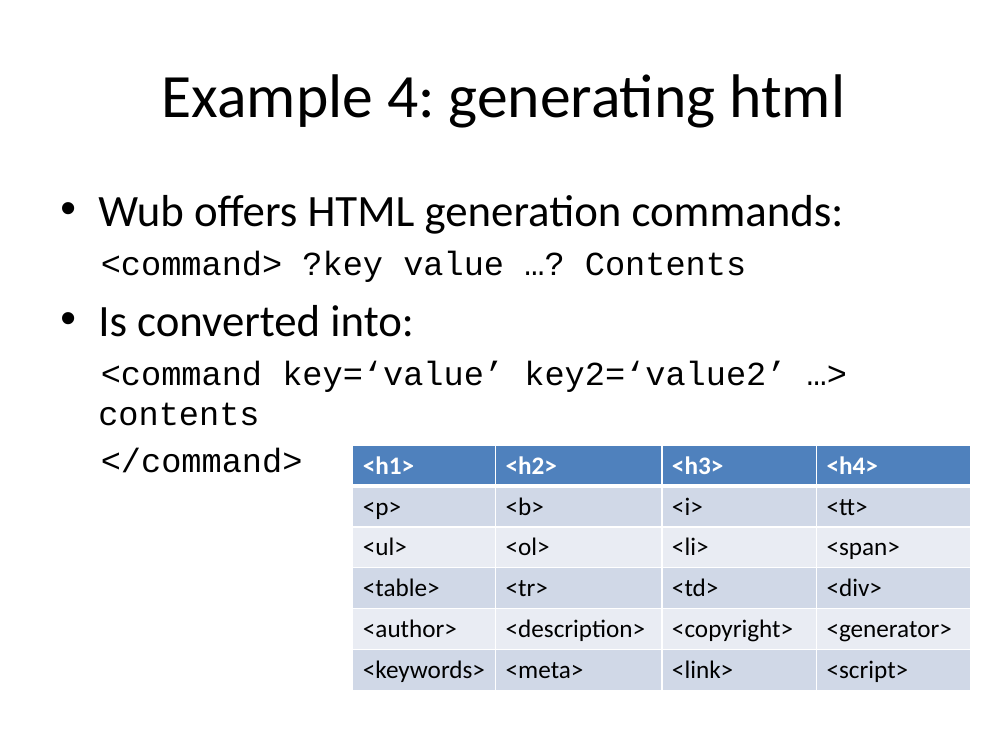
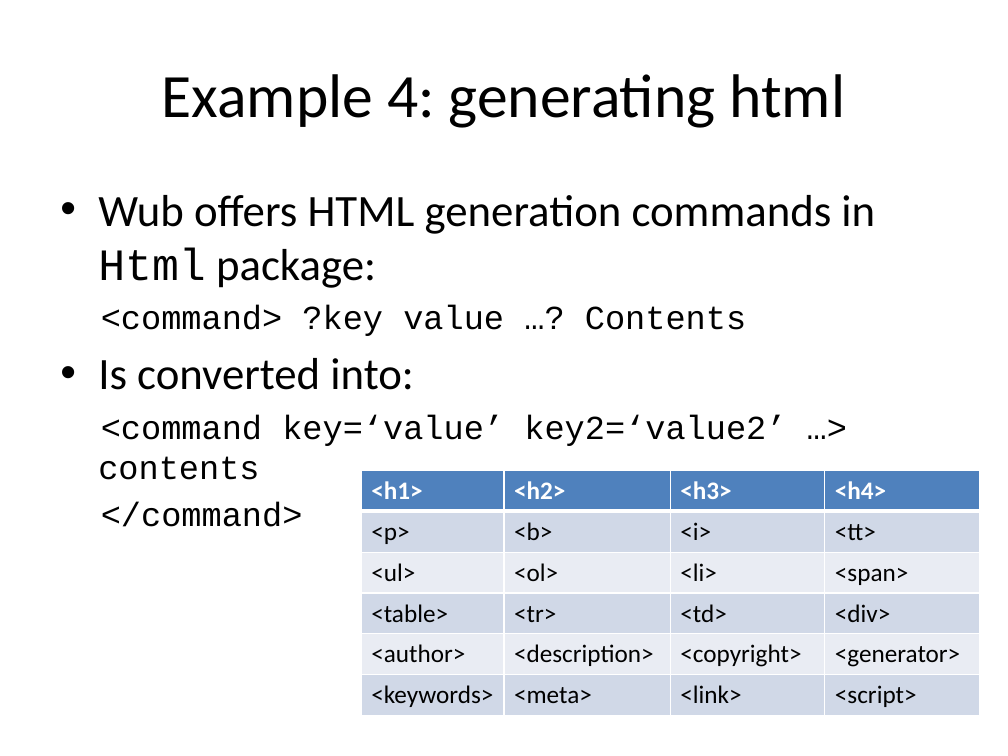
Before and after one commit to jdc8/wubwikit, a slide deck: slide 34 of wubexamples/Lets_Wub.pptx. Drawn at 1008x756 pixels with LibreOffice and Linux fonts; fonts in the diff are those of the drawing; background and template pictures are left out. Boxes give left, top, right and bottom in pixels: in the first picture for what was removed or moved away, otherwise in the second. Text is boxed around its words. In the diff, an @@ line names an element or a change of style, - is before the commit and + after.

```diff
--- a/wubexamples/Lets_Wub.pptx
+++ b/wubexamples/Lets_Wub.pptx
@@ text at [98, 195, 875, 288]: text changed @@
-• Wub offers HTML generation commands:
+• Wub offers HTML generation commands in Html package:
@@ table: place and size @@
-table at [353, 446, 971, 690]
+table at [361, 471, 979, 716]
```
Also in this commit, not shown: 14 other slides changed, 6 slides added, 1 slide removed.
